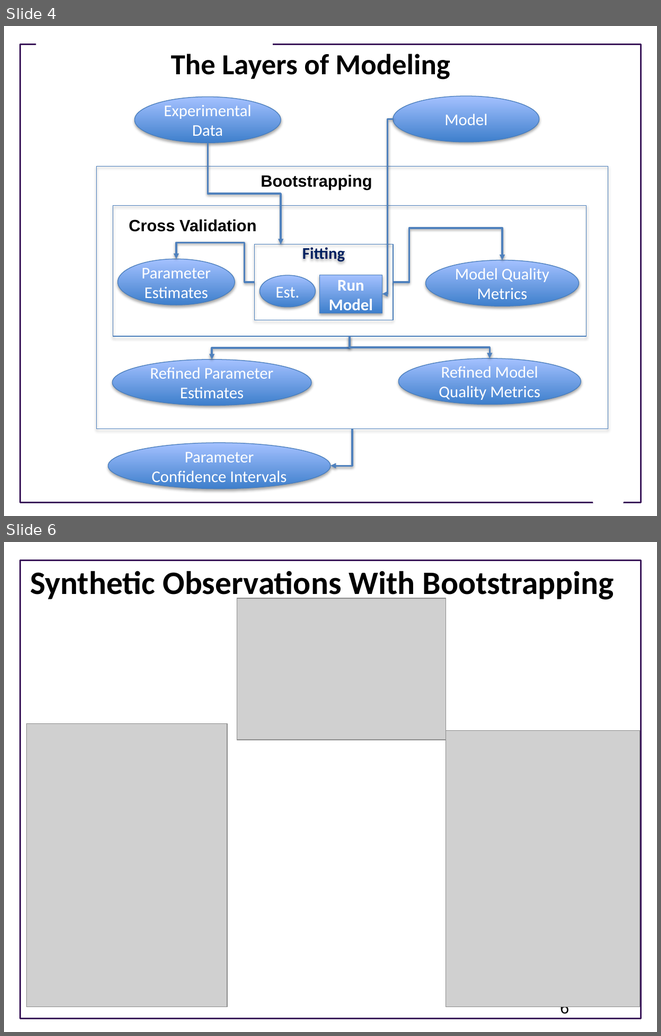
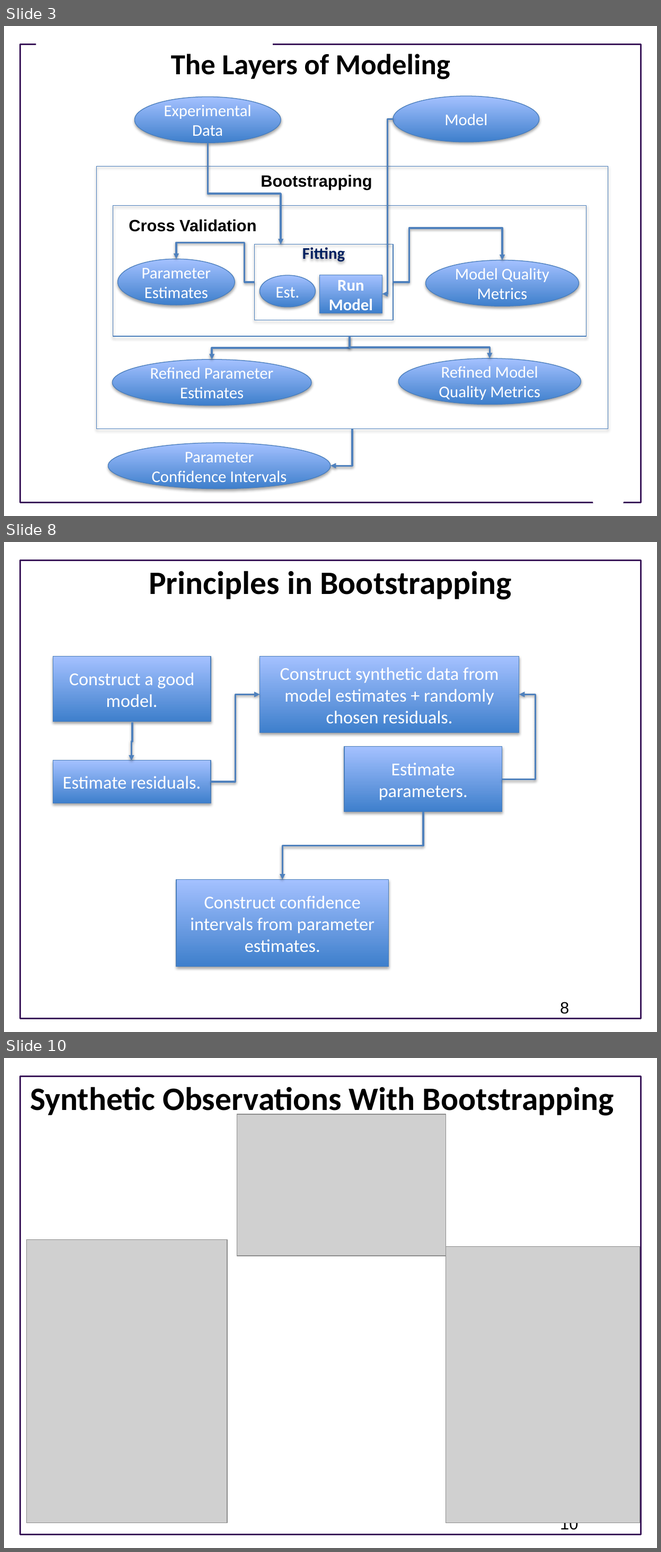
Before and after one commit to ModelEngineering/advancing-biomedical-models, a slide deck: lectures/lecture_11/Lecture_11_Parameter_Confidence_Intervals_With_Bootstrapping.pptx. Shown one above the other, each under a label of ours: slides 4 and 6 before the commit, slides 3, 8 and 10 after it; the slides between them are not shown. The pictures are 661x1036 and 661x1552 pixels, drawn with LibreOffice and Linux fonts; fonts in the diff are those of the drawing; grey boxes stand for pictures; background and template pictures are left out. Boxes give left, top, right and bottom in pixels: in the first picture for what was removed or moved away, otherwise in the second. Text is boxed around its words. In the diff, an @@ line names an element or a change of style, - is before the commit and + after.

```diff
--- a/lectures/lecture_11/Lecture_11_Parameter_Confidence_Intervals_With_Bootstrapping.pptx
+++ b/lectures/lecture_11/Lecture_11_Parameter_Confidence_Intervals_With_Bootstrapping.pptx
@@ slide 8 added at (4, 542, 657, 1032), background #FFFFFF; not listed: 1 template element that a slide beside it also shows @@
@@ title added at (149, 571, 511, 600), 36 pt, text #000000, bold @@
+Principles in Bootstrapping
@@ rectangle added at (53, 656, 211, 722), fill gradient #3F80CE to #A4C4FF, outline #4B7EBC 0.75 pt, 20 pt, text #FFFFFF @@
+Construct a good model.
@@ rectangle added at (260, 656, 519, 733), fill gradient #3F80CE to #A4C4FF, outline #4B7EBC 0.75 pt, 20 pt, text #FFFFFF @@
+Construct synthetic data from model estimates + randomly chosen residuals.
@@ elbow arrow added from (211, 782) to (260, 694), #4F81BD 2 pt @@
@@ elbow arrow added from (502, 779) to (519, 694), #4F81BD 2 pt @@
@@ elbow arrow added from (133, 722) to (131, 761), #4F81BD 2 pt @@
@@ rectangle added at (344, 747, 502, 812), fill gradient #3F80CE to #A4C4FF, outline #4B7EBC 0.75 pt, 20 pt, text #FFFFFF @@
+Estimate parameters.
@@ rectangle added at (53, 760, 211, 803), fill gradient #3F80CE to #A4C4FF, outline #4B7EBC 0.75 pt, 20 pt, text #FFFFFF @@
+Estimate residuals.
@@ elbow arrow added from (423, 812) to (282, 880), #4F81BD 2 pt @@
@@ rectangle added at (176, 880, 389, 967), fill gradient #3F80CE to #A4C4FF, outline #4B7EBC 0.75 pt, 20 pt, text #FFFFFF @@
+Construct confidence intervals from parameter estimates.
@@ page number added at (560, 1002, 569, 1014), 18 pt, text #000000 @@
+8
@@ what was slide 4 is now slide 3 @@
@@ what was slide 6 is now slide 10 @@
@@ page number at (560, 1522, 578, 1532): text changed @@
-6
+10
```
Also in this commit, not shown: 3 slides changed, 4 other slides added, 1 slide removed.
